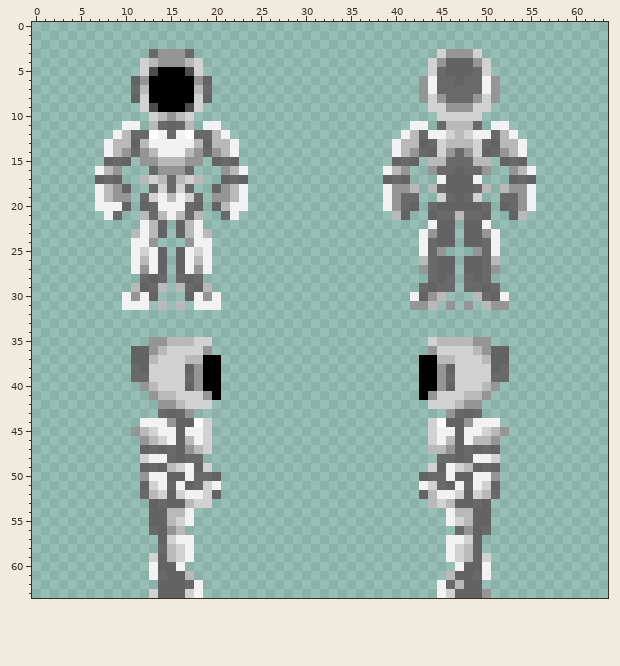
A pixel-art sprite gets an edit: Resources/Textures/Mobs/Species/IPC/parts.rsi/full.png. Above is the file before it was changed.
The file is 64x64 pixels. Colours within 5 levels of each other are drawn and written as one.
After:
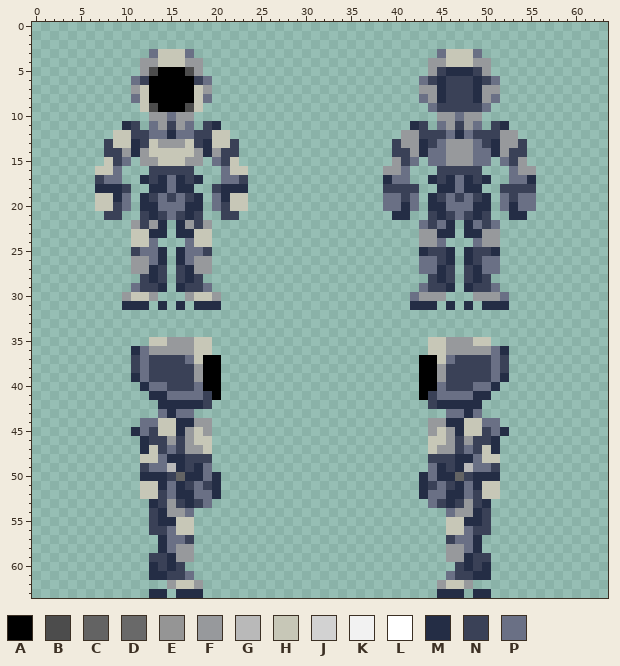
Palette (. is transparent): A #000000  B #4c4c4c  C #636363  D #696969  E #959595  F #97999c  G #b9b9b9  H #c7c7b7  J #d2d2d2  K #f2f2f2  L #ffffff  M #242d45  N #3a4157  P #6a7085
Changes in this commit:
@@ x 0..63 @@
  2 ................................................................
- 3 .............DEEED...........................JEEEJ..............
- 4 ............JGEEEGJ.........................JECCCEJ.............
- 5 ............JBAAABJ.........................JDCCCDJ.............
- 6 ...........CEAAAAAEC.......................EKDDCDDKE............
- 7 ...........DGAAAAAGD.......................EKDDDDDKE............
- 8 ...........CJAAAAAJC.......................EJEDDDEJE............
- 9 ............JBAAABJ.........................JJEEEJJ.............
-10 .............JGEGJ...........................JJJJJ..............
-11 ..........KK.GDCDG.KK.....................KK.DGGGD.KK...........
-12 .........KGDDLKDKLDDGK...................KGDKKJGJKKDGK..........
-13 ........KGGCGKKKKKGCGGK.................KGGCDJGGGJDCGGK.........
-14 ........KGEDEGKKKGEDEGK.................KGEDCJEDEJCDEGK.........
-15 ........CDC.EEGGGEE.CDC.................CDC.GGDDDGG.CDC.........
-16 .......KGE...DEEED...EGK...............KGE..EDDCDDE..EGK........
-17 .......CDC..GJGDGJG..CDC...............CDC...KCCCK...CDC........
-18 .......KGEC..DJDJD..CEGK...............KEEG.GDCCCDG.GEEK........
-19 .......KGEE.DJKGKJD.EEGK...............KEDD..JDCDJ..DDEK........
-20 .......KKKC.CDKKKDC.CGKK...............KEDC.DCCCCCD.CDEK........
-21 ........KD..GDGKGDG..DK.................GC..CDDGDDC..CG.........
-22 ............KGC.CGK.........................KCC.CCK.............
-23 ...........GKGC.CGKG.......................KECC.CCEK............
-24 ...........KKE...EKK.......................KDCC.CCDK............
-25 ...........KJKC.CKJK.......................KDE...EDK............
-26 ...........KGKC.CKGK.......................GDCC.CCDG............
-27 ...........KEKC.CKEK.......................EDCC.CCDE............
-28 ............DCD.DCD.........................DCD.DCD.............
-29 ...........GCDG.GDCG.......................DCDD.DDCD............
-30 ..........KEKC...CKEK.....................KCEG...GDCK...........
-31 ..........KKK.G.G.KKK.....................EEG.E.E.GEE...........
+ 3 .............PHHHP...........................PHHHP..............
+ 4 ............FFHHHFF.........................FFHHHFF.............
+ 5 ............FBAAABF.........................FNMMMNF.............
+ 6 ...........PNAAAAANP.......................PNMNNNMNP............
+ 7 ...........FHAAAAAHF.......................FFMNNNMFF............
+ 8 ...........PHAAAAAHP.......................PFMNNNMFP............
+ 9 ............HBAAABH.........................PNNNNNP.............
+10 .............FFPFF...........................FFPFF..............
+11 ..........MN.PFNFP.NM.....................MN.PFNFP.NM...........
+12 .........HHNNPPMPPNNHH...................FFNNNPMPNNNFF..........
+13 ........NHHMNHFFFHNMHHN.................NFFMNPFFFPNMFFN.........
+14 ........NNFMFHHHHHFMFNN.................NNFMPPFFFPPMFNN.........
+15 ........HNP.FFHHHFF.PNH.................FNP.PPFFFPP.PNF.........
+16 .......HHP...NNNNN...PHH...............FFP...NNNNN...PFF........
+17 .......NPP..MNMPMNM..PPN...............MPP..MNMPMNM..PPM........
+18 .......MMMN..MMPMM..NMMM...............NNNN..MMPMM..NNNN........
+19 .......HHMP.MNPNPNM.PMHH...............PPNP.MNPNPNM.PNPP........
+20 .......HHNP.MMPPPMM.PNHH...............PPMP.MMPPPMM.PMPP........
+21 ........NN..NMNPNMN..NN.................MM..NMNPNMN..MM.........
+22 ...........FNFM.MFNF.......................PNPM.MPNP............
+23 ...........HHMM.MMHH.......................FFMM.MMFF............
+24 ...........HHP...PHH.......................FFP...PFF............
+25 ...........NPPM.MPPN.......................MNNM.MNNM............
+26 ...........FFPM.MPFF.......................PPNM.MNPP............
+27 ...........FFMN.NMFF.......................PPMN.NMPP............
+28 ............NMN.NMN.........................NMN.NMN.............
+29 ...........PNNM.MNNP.......................PNNM.MNNP............
+30 ..........FHHF...FHHF.....................PFFF...FFFP...........
+31 ..........MMM.M.M.MMM.....................MMM.M.M.MMM...........
 32 ................................................................
@@ x 0..63 @@
 34 ................................................................
-35 .............EEGGGJJ........................JGGGGEE.............
-36 ...........CCEGJJJJE........................EJJJJGECC...........
-37 ...........CCGJJJGGAA......................AAGGJJJGCC...........
-38 ...........DCJJJJCEAA......................AAECJJJJCD...........
-39 ...........DDJJJJDEAA......................AAEDJJJJDD...........
-40 ............EGJJJCEAA......................AAECJJJGE............
-41 .............EGGJJJEA......................AEJJJGGE.............
-42 ..............EEGJJJ........................JJJGEE..............
-43 ..............DCDE............................EDCD..............
-44 ............KKKECCLJ........................JLCCEKKK............
-45 ...........EGJKKCKKJ........................JKKCKKJGE...........
-46 ............EGJKCGKJ........................JKGCKGGE............
-47 ............CDCDCEGJ........................GGECDCDC............
-48 ............JKKDCDD..........................DDCDKKJ............
-49 ............CDCGJKCJ........................JCKJGCDC............
-50 ............EKKCCKDDC......................CDDKCCKKE............
-51 ............CJKDKCDJK......................KJDCKDKJC............
-52 ............DGJCJKKJC......................CGKKJCJGD............
-53 .............CDCCGJJ........................GJGCCDC.............
-54 .............CCGGK............................KGGCC.............
-55 .............CCGJK............................KJGCC.............
-56 .............DCEG..............................DECD.............
-57 ..............CJKK............................KKJC..............
-58 ..............DGJK............................KJGC..............
-59 .............JCGJK............................KJGCJ.............
-60 .............KCCK..............................KCCK.............
-61 .............KDCCG............................GCCDK.............
-62 ..............CCCDK..........................KDGCC..............
-63 .............JCCCJK..........................KJCCCE.............
+35 .............HHFFFHH........................HHFFFHH.............
+36 ...........MPFFFFFHH........................HHFFFFFPM...........
+37 ...........NPNNNNPHAA......................AAHPNNNNPN...........
+38 ...........NPNNNNNFAA......................AAFNNNNNPN...........
+39 ...........MPNNNNNFAA......................AAFNNNNNPM...........
+40 ............MPPNNNPAA......................AAPNNNPPM............
+41 .............MMPPPPNA......................ANPPPPMM.............
+42 ..............MMMMMN........................NMMMMM..............
+43 ..............PMPP............................PPMP..............
+44 ............PPHHMMFF........................FFMMHHPP............
+45 ...........MPNHHMFHF........................FHFMHHNPM...........
+46 ............MNNFNFHH........................HHFNFNNM............
+47 ............MHNPNFFH........................HFFNPNHM............
+48 ............HHPMMNNN........................NNNMMPHH............
+49 ............NPPGMNMP........................PMNMGPPN............
+50 ............MMMNCMMPM......................MPMMCNMMM............
+51 ............HHMPMNPNM......................MNPNMPMHH............
+52 ............HHNPMMPPM......................MPPMMPNHH............
+53 .............MNFNMNP........................PNMNFNM.............
+54 .............NMFFP............................PFFMN.............
+55 .............NMMHH............................HHMMN.............
+56 .............NNPHH............................HHPNN.............
+57 ..............MPPN............................NPPM..............
+58 ..............MPFF............................FFPM..............
+59 .............NNMFF............................FFMNN.............
+60 .............MNMN..............................NMNM.............
+61 .............MMNNP............................PNNMM.............
+62 ...............FHHF..........................FHHF...............
+63 .............MM.MMM..........................MMM.MM.............
